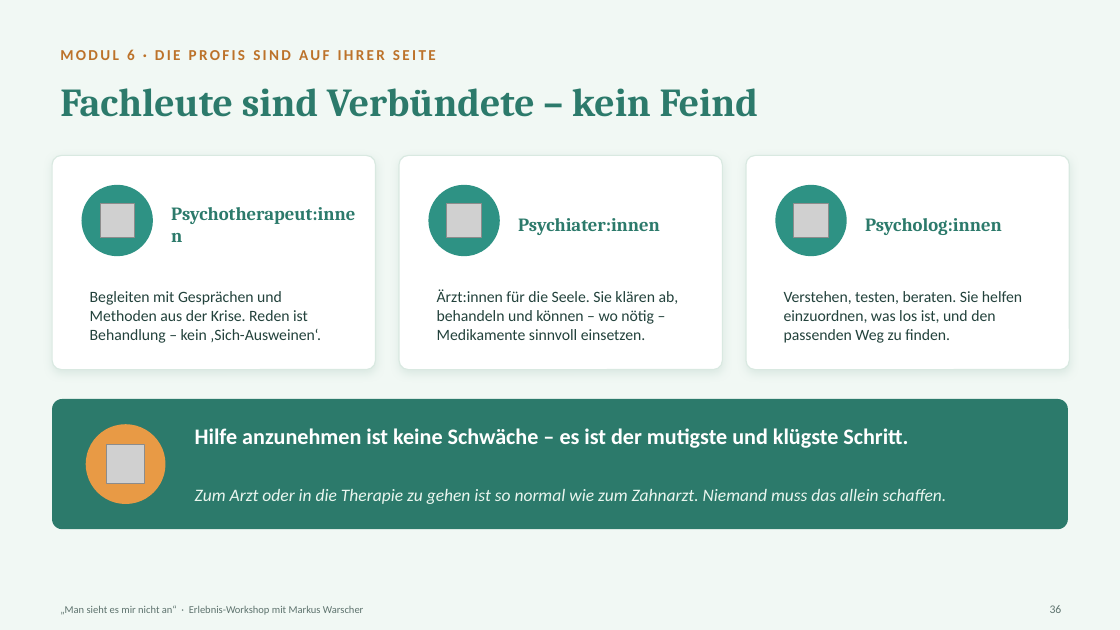
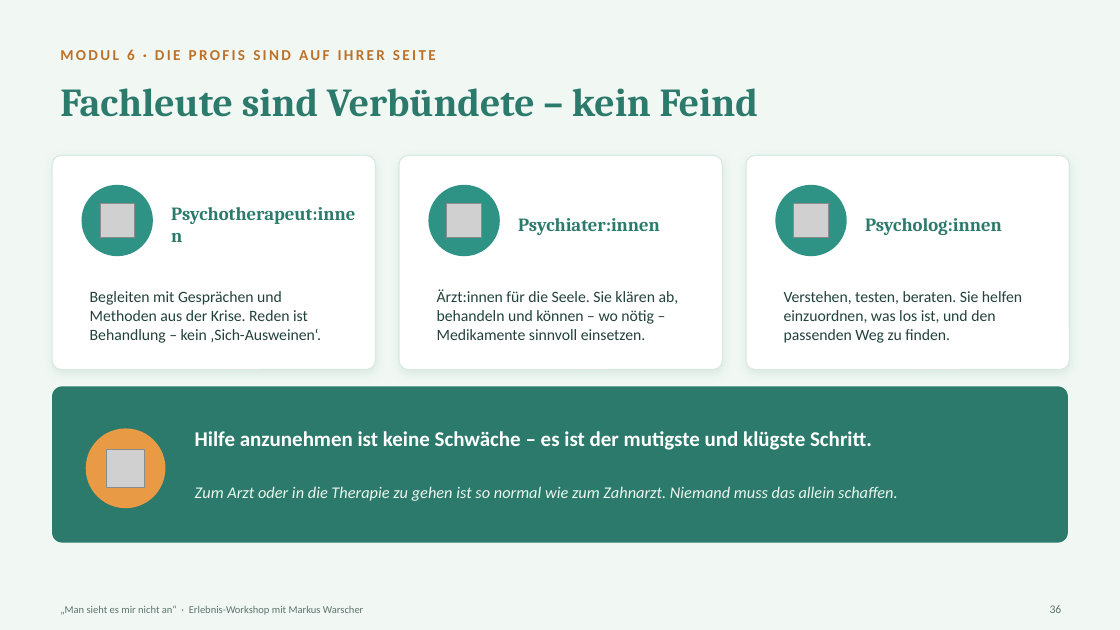
Before and after one commit to warscher80/spanwerk-datenschutz, a slide deck: slide 36 of workshop-psychische-gesundheit/Foliensatz_Man-sieht-es-mir-nicht-an.pptx. Drawn at 1120x630 pixels with LibreOffice and Linux fonts; fonts in the diff are those of the drawing; grey boxes stand for pictures. Boxes give left, top, right and bottom in pixels: in the first picture for what was removed or moved away, otherwise in the second. Text is boxed around its words. In the diff, an @@ line names an element or a change of style, - is before the commit and + after.

```diff
--- a/workshop-psychische-gesundheit/Foliensatz_Man-sieht-es-mir-nicht-an.pptx
+++ b/workshop-psychische-gesundheit/Foliensatz_Man-sieht-es-mir-nicht-an.pptx
@@ rounded rectangle resized from (x1=52, y1=399, x2=1068, y2=529) to (x1=52, y1=386, x2=1068, y2=543) @@
@@ rounded rectangle at (x1=52, y1=386, x2=1068, y2=543): proportions changed @@
@@ text "Hilfe anzunehmen ist keine Schwäche ..." at (x1=195, y1=431, x2=898, y2=501): size 19 to 18 pt in "Hilfe anzunehmen ist keine Schwäche – es ..."; size 15 to 14 pt in "Zum Arzt oder in die Therapie zu ..."; line spacing 24pt to 22pt @@
@@ ellipse moved from (x1=86, y1=424, x2=166, y2=504) to (x1=86, y1=429, x2=166, y2=508) @@
@@ picture moved from (x1=107, y1=445, x2=145, y2=484) to (x1=107, y1=450, x2=145, y2=488) @@
```
Also in this commit, not shown: 1 other slide changed.
